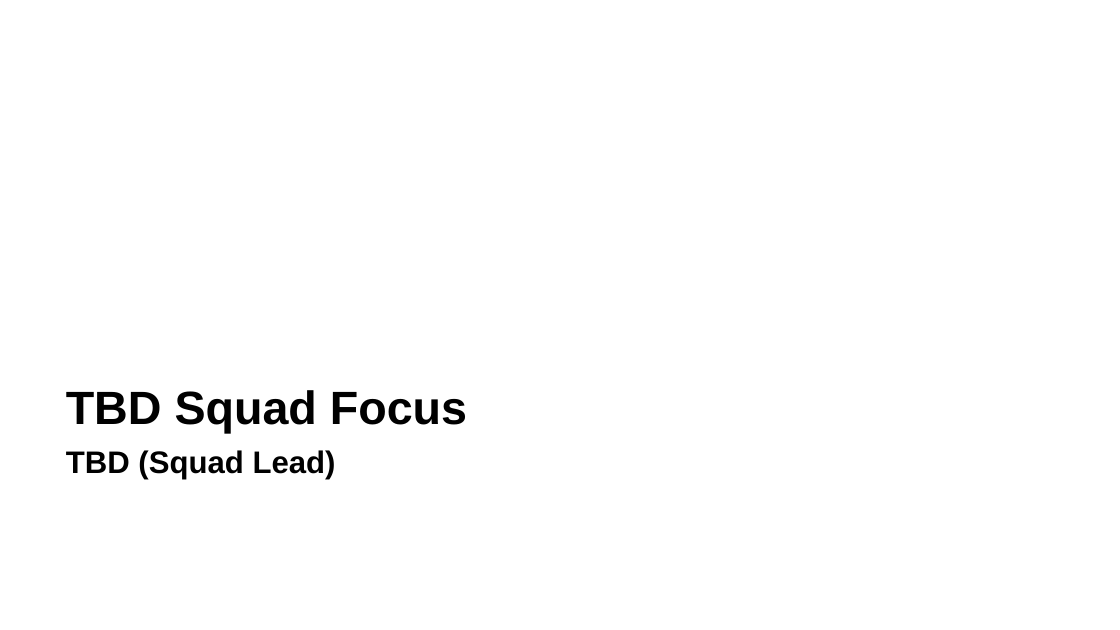
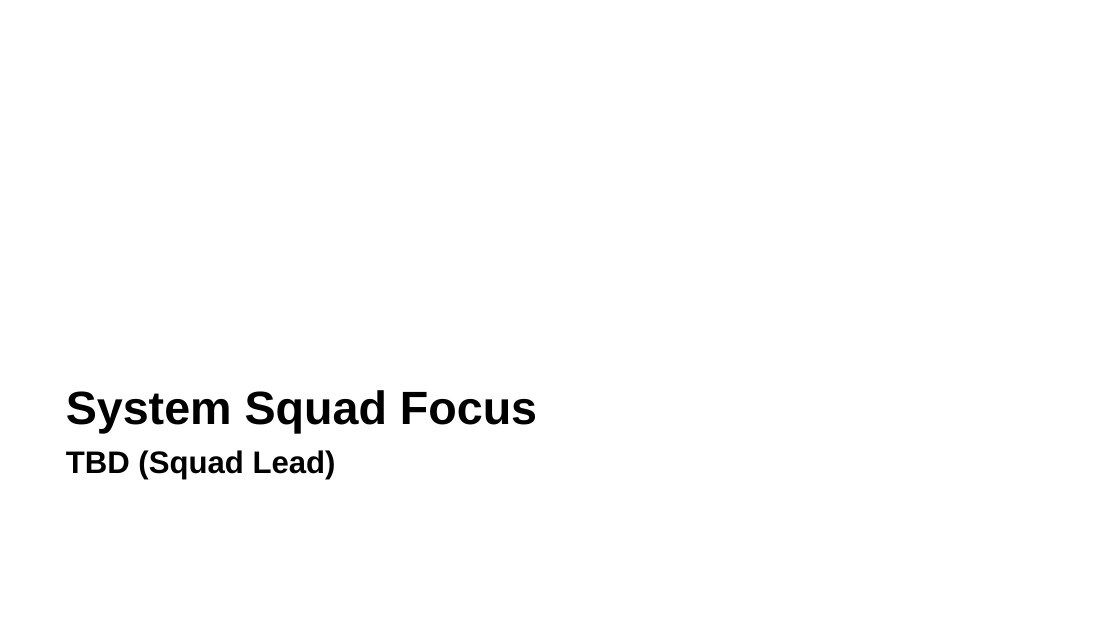
Before and after one commit to zowe/community, a slide deck: slide 4 of Project Management/PI Planning/20PI4 Planning/Zowe Community Squad Focus for 20PI4.pptx. Drawn at 1120x630 pixels with LibreOffice and Linux fonts; fonts in the diff are those of the drawing. Boxes give left, top, right and bottom in pixels: in the first picture for what was removed or moved away, otherwise in the second. Text is boxed around its words. In the diff, an @@ line names an element or a change of style, - is before the commit and + after.

```diff
--- a/Project Management/PI Planning/20PI4 Planning/Zowe Community Squad Focus for 20PI4.pptx
+++ b/Project Management/PI Planning/20PI4 Planning/Zowe Community Squad Focus for 20PI4.pptx
@@ text at [66, 390, 537, 433]: text changed @@
-TBD Squad Focus
+System Squad Focus
```
Also in this commit, not shown: 1 other slide changed, 4 slides added, 1 slide removed, 1 other file.
